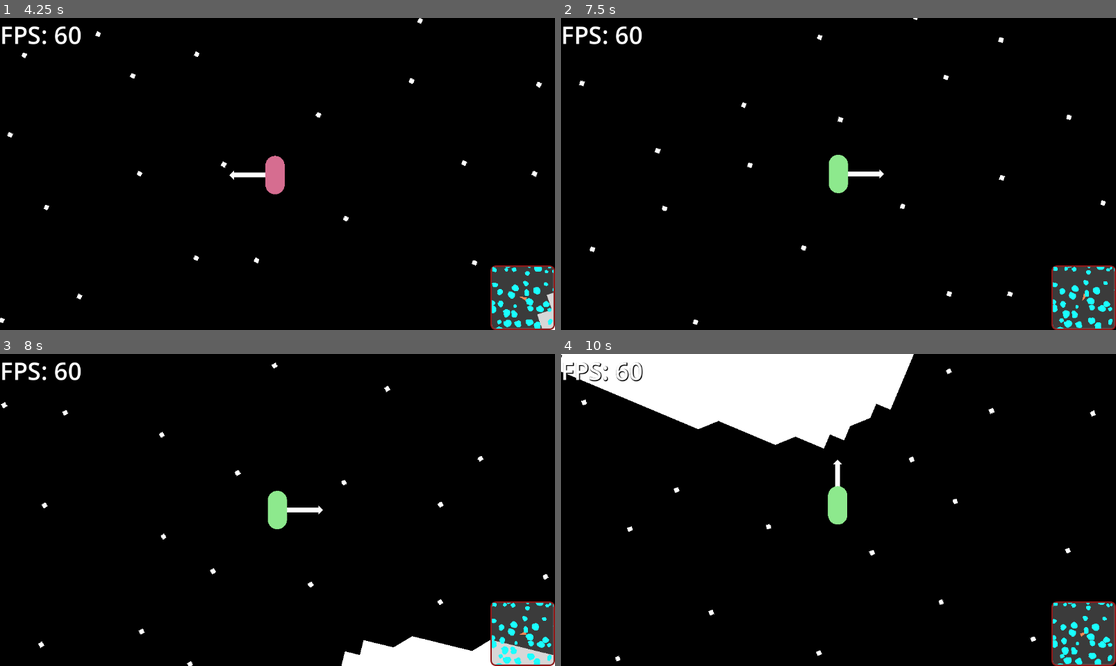
Above: before the commit, frames 1-4 (two rows, left to right).
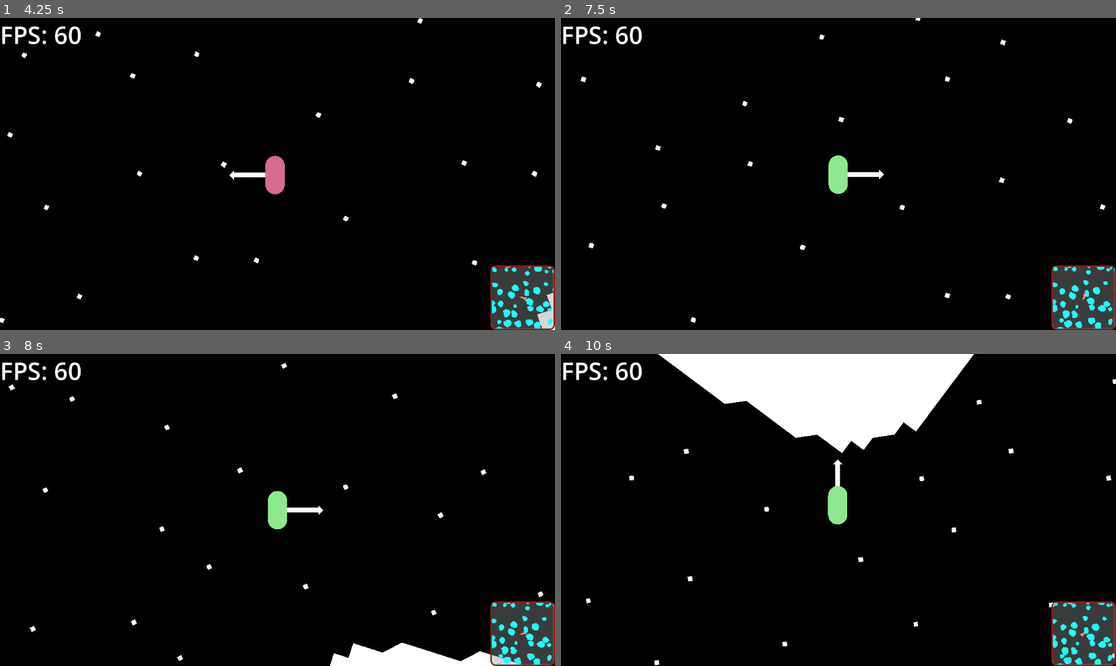
Above: after the commit, the same moments.

Repository: coolspacegame/game
Game: Godot game, scene res://node_2d.tscn
Two runs of this game, one before a commit and one after it. Both use one fixed random seed, a clock stepped at 60 frames per second and the inputs below.
Inputs (mouse positions are in pixels of both pictures, inside the frame that each line leads up to):
- Up to frame 1 (4.25 s): tap Enter at 0.5 s; move the mouse to (399, 158) at 0.52 s; hold D (skelly_input_action_right) 0.53-1.28 s; click (399, 158) at 0.6 s; tap Space (skelly_input_action_jump) at 0.77, 1.52, 3.02, 3.77 s; move the mouse to (166, 189) at 1.27 s; hold S (skelly_input_action_backward) 1.28-2.03 s; right-click (166, 189) at 1.35 s; move the mouse to (333, 105) at 2.02 s; hold D (skelly_input_action_right) 2.03-2.78 s; tap E (skelly_input_action_2) at 2.1 s; move the mouse to (249, 236) at 2.77 s; hold W (skelly_input_action_forward) 2.78-3.53 s; tap I (skelly_input_action_3) at 2.85 s; move the mouse to (444, 220) at 3.52 s; hold A (skelly_input_action_left) from 3.53 s (still down); hold C from 3.53 s (still down)
- Up to frame 2 (7.5 s): move the mouse to (672, 127) at 4.27 s; release C at 4.28 s; click (672, 127) at 4.35 s; tap Space (skelly_input_action_jump) at 4.52, 6.02, 6.77 s; move the mouse to (866, 174) at 5.02 s; release A (skelly_input_action_left) at 5.03 s; hold S (skelly_input_action_backward) 5.03-5.78 s; right-click (866, 174) at 5.1 s; move the mouse to (755, 96) at 5.77 s; hold D (skelly_input_action_right) 5.78-6.53 s; tap E (skelly_input_action_2) at 5.85 s; move the mouse to (960, 158) at 6.52 s; hold W (skelly_input_action_forward) 6.53-7.28 s; tap I (skelly_input_action_3) at 6.6 s; move the mouse to (727, 189) at 7.27 s; hold D (skelly_input_action_right) from 7.28 s (still down); tap C at 7.35 s
- Up to frame 3 (8 s): keep holding D (skelly_input_action_right); tap Space (skelly_input_action_jump) at 7.52 s
- Up to frame 4 (10 s): move the mouse to (894, 441) at 8.02 s; release D (skelly_input_action_right) at 8.03 s; hold S (skelly_input_action_backward) 8.03-8.78 s; click (894, 441) at 8.1 s; move the mouse to (810, 572) at 8.77 s; hold A (skelly_input_action_left) 8.78-9.53 s; right-click (810, 572) at 8.85 s; tap Space (skelly_input_action_jump) at 9.02, 9.77 s; move the mouse to (1005, 556) at 9.52 s; hold W (skelly_input_action_forward) from 9.53 s (still down); tap E (skelly_input_action_2) at 9.6 s

Frame 1 is identical in both runs. In frame 2, 0.4% of the frame differs, in the area x 3-99%, y 0-99%; in frame 3, 1.7%; in frame 4, 7.9%, in the area x 0-100%, y 0-100%.

Commit message:
fixing the mass/gravity calculation for asteroids

Diff:
--- a/scripts/TheEnvironment.gd
+++ b/scripts/TheEnvironment.gd
@@ -30,7 +30,7 @@
 const MAX_ASTEROID_RADIUS := 1500.0
 
 ## determines the density of the asteroid
-const ASTEROID_MASS_PER_TILE := 2000.0
+const ASTEROID_MASS_PER_TILE := 1000.0
 
 ## This value represents the change in angle used to generate the border points for an asteroid.
 ## The border points are generated in a circular fashion around the asteroid center.
@@ -192,7 +192,7 @@
 		var asteroid = Asteroid.new()
 		var rigid_body = RigidBody2D.new()
 
-		rigid_body.mass = ASTEROID_MASS_PER_TILE * asteroid_border_tiles.size()
+		rigid_body.mass = ASTEROID_MASS_PER_TILE * asteroid_tiles.size()
 
 		asteroid.generate_mesh(asteroid_border_tiles, TILE_SIZE, center_of_mass)
 		asteroid_mesh_created.emit(asteroid.mesh_node.mesh)
